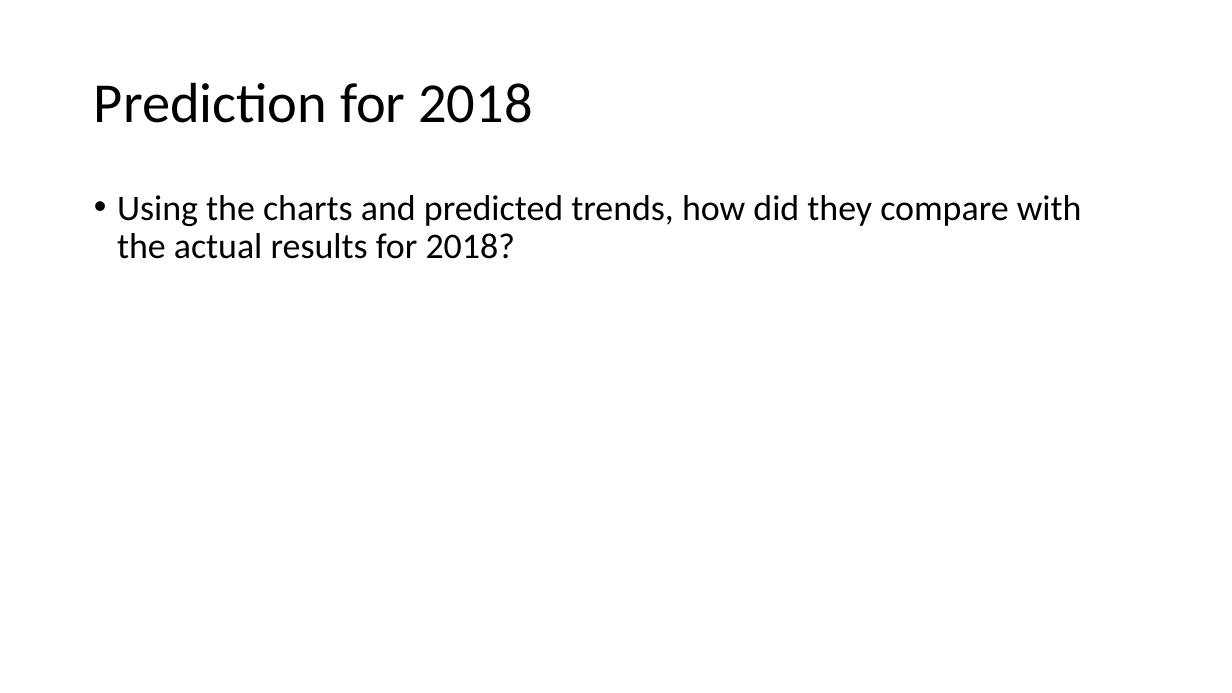
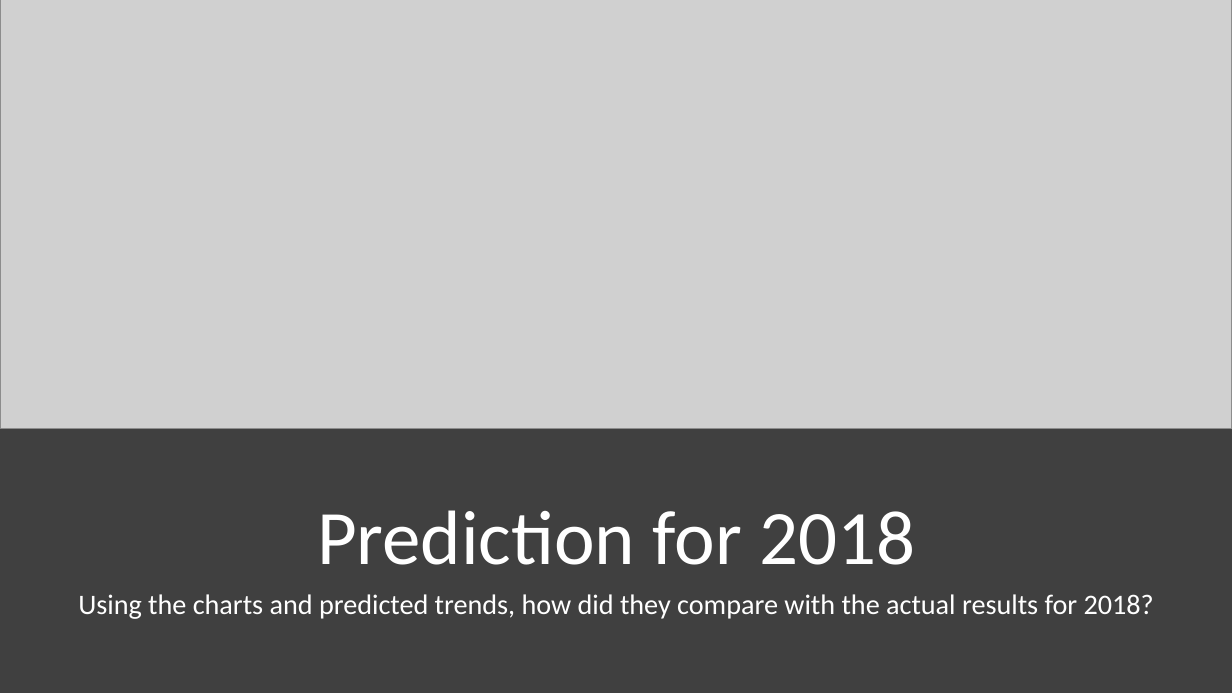
Before and after one commit to johnwanng/projectTWO, a slide deck: slide 7 of FIFA World Cup Presentation.pptx. Drawn at 1232x693 pixels with LibreOffice and Linux fonts; fonts in the diff are those of the drawing; grey boxes stand for pictures. Boxes give left, top, right and bottom in pixels: in the first picture for what was removed or moved away, otherwise in the second. Text is boxed around its words. In the diff, an @@ line names an element or a change of style, - is before the commit and + after.

```diff
--- a/FIFA World Cup Presentation.pptx
+++ b/FIFA World Cup Presentation.pptx
@@ picture added at <box>0,0,1232,429</box> @@
@@ rectangle added at <box>0,295,1232,693</box>, fill #404040 @@
@@ title "Prediction for 2018": place and size @@
-title "Prediction for 2018" at <box>94,82,532,123</box>
+title "Prediction for 2018" at <box>317,510,915,565</box>
@@ title "Prediction for 2018" at <box>317,510,915,565</box>: size 44 to 60 pt, text colour #000000 to #FFFFFF; alignment left to centre; vertical alignment middle to bottom @@
@@ text "Using the charts and predicted ...": place and size @@
-text "Using the charts and predicted ..." at <box>117,195,1082,259</box>
+text "Using the charts and predicted ..." at <box>78,594,1154,619</box>
@@ text "Using the charts and predicted ..." at <box>78,594,1154,619</box>: size 28 to 22 pt, text colour #000000 to #FFFFFF; alignment left to centre; bullet • to none @@
```
Also in this commit, not shown: 7 other slides changed, 1 slide added, 1 slide removed.
